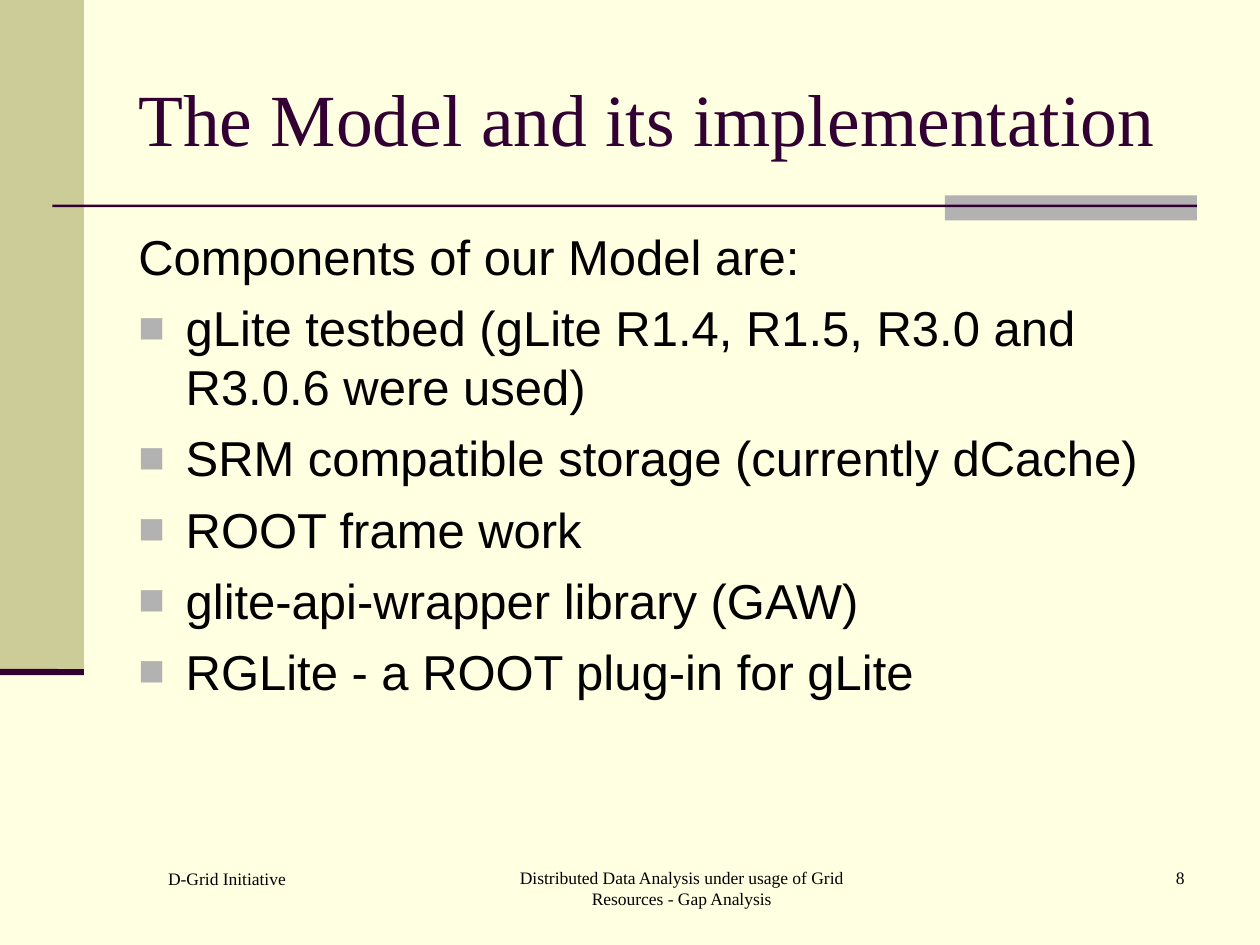
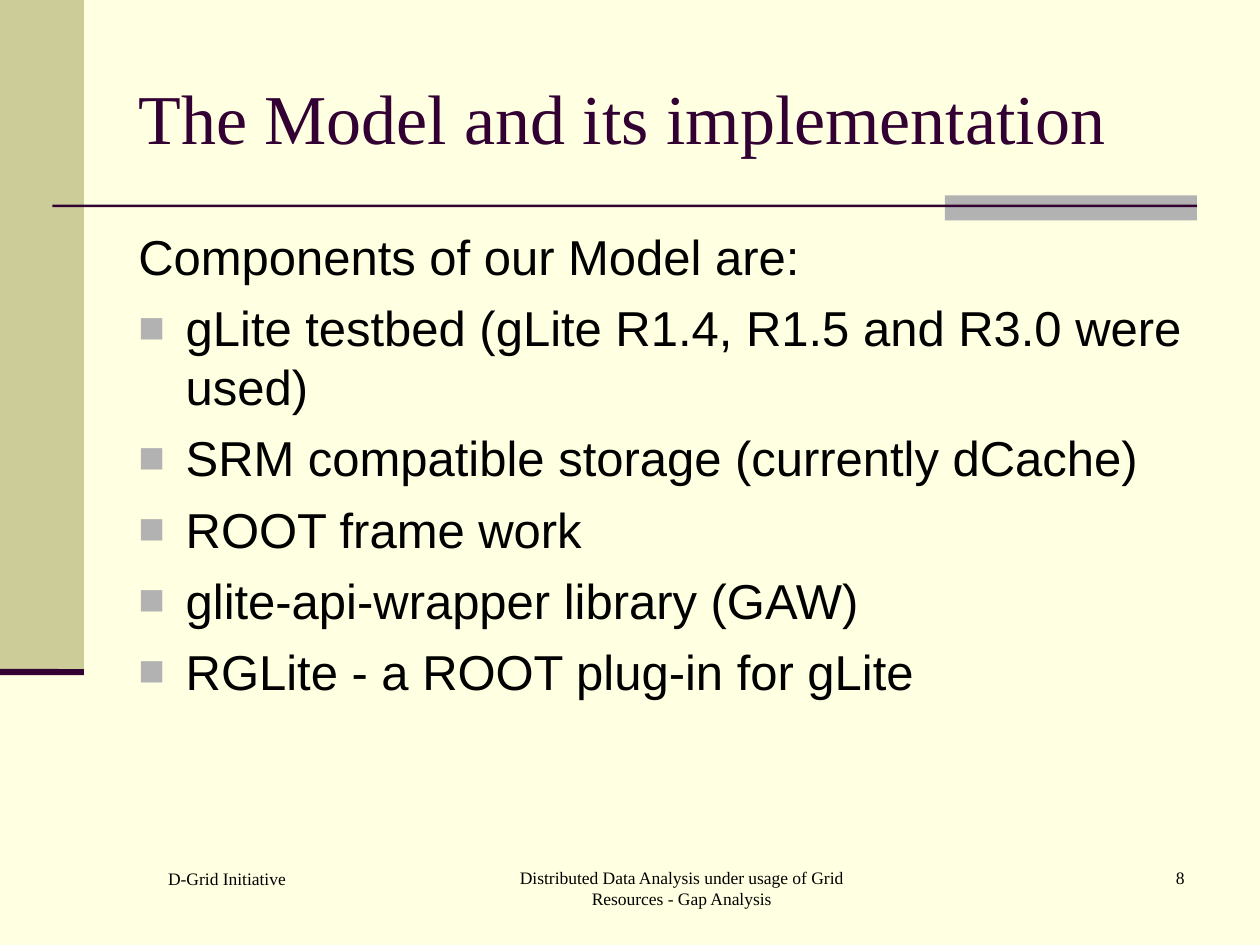
Before and after one commit to AnarManafov/PoDDocumentation, a slide deck: slide 8 of HEPCG-Workshops/2006-Nov/HEPCG-Workshops-2006-Nov.ppt. Drawn at 1260x945 pixels with LibreOffice and Linux fonts; fonts in the diff are those of the drawing. Boxes give left, top, right and bottom in pixels: in the first picture for what was removed or moved away, otherwise in the second. Text is boxed around its words. In the diff, an @@ line names an element or a change of style, - is before the commit and + after.

```diff
--- a/HEPCG-Workshops/2006-Nov/HEPCG-Workshops-2006-Nov.ppt
+++ b/HEPCG-Workshops/2006-Nov/HEPCG-Workshops-2006-Nov.ppt
@@ title "The Model and its implementation" at [138,95,1105,158]: size 42 to 40 pt @@
@@ text at [186,310,1181,415]: text changed @@
-■ gLite testbed (gLite R1.4, R1.5, R3.0 and R3.0.6 were used)
+■ gLite testbed (gLite R1.4, R1.5 and R3.0 were used)
```
Also in this commit, not shown: 8 other slides changed.
